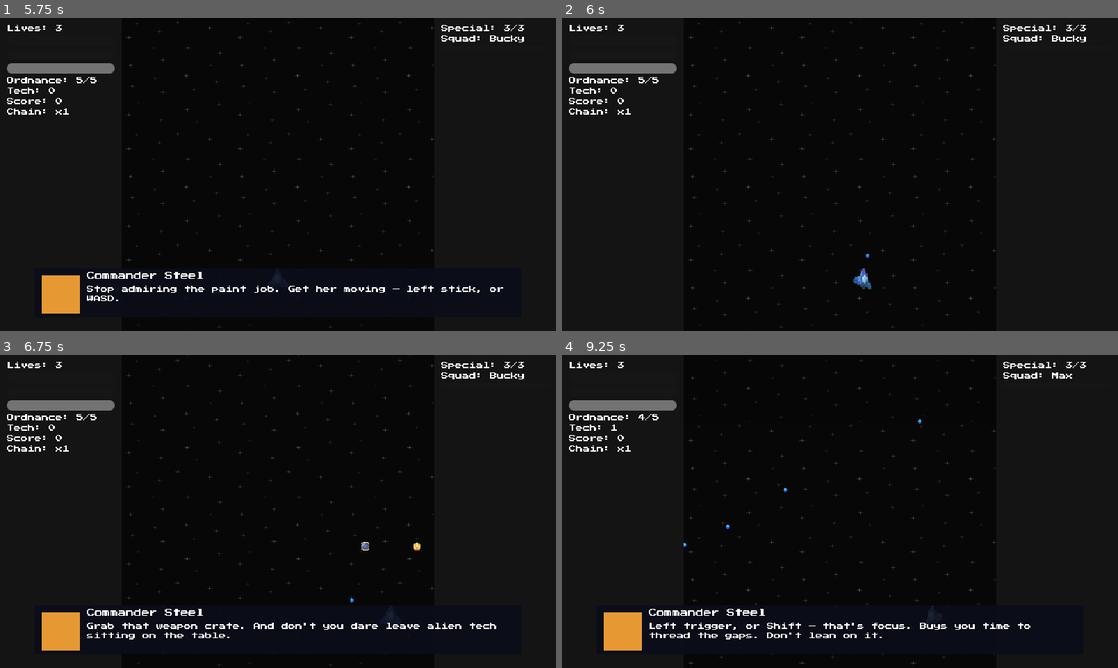
Above: before the commit, frames 1-4 (two rows, left to right).
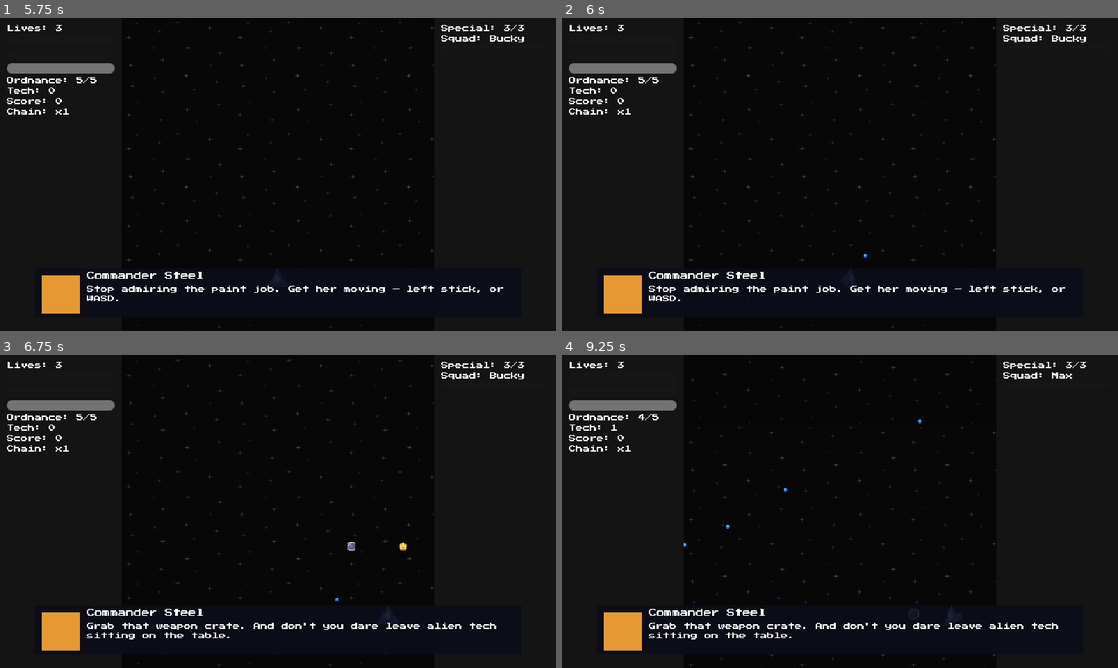
Above: after the commit, the same moments.

Repository: Funfetsunk/terra-intercept
Game: Godot game, scene res://scenes/menus/title_screen.tscn
The game is run twice, just before and just after one commit, with the same random seed, the same clock (stepped at 60 frames per second) and the same inputs.
Inputs (mouse positions are in pixels of both pictures, inside the frame that each line leads up to):
- Up to frame 1 (5.75 s): click "Start" at 0.5 s; click "Create" at 1.25 s; click (116, 199) at 2 s; click "London (Available)" at 2.75 s; click "Continue" at 3.5 s; click "Continue" at 4.25 s; click "Go" at 5 s
- Up to frame 2 (6 s): tap Enter (ui_accept) at 5.75 s; move the mouse to (962, 158) at 5.77 s; hold D (p1_move_right) from 5.78 s (still down); click (962, 158) at 5.85 s
- Up to frame 3 (6.75 s): tap Enter (ui_accept) at 6.02 s; release D (p1_move_right) at 6.5 s; drag from (166, 527) to (383, 614) at 6.52 s
- Up to frame 4 (9.25 s): tap Enter (ui_accept) at 7.25, 9.02 s; move the mouse to (895, 442) at 7.27 s; hold D (p1_move_right) 7.28-8 s; hold Space (p1_ordnance) 7.28-8 s; drag from (812, 574) to (979, 570) at 8.02 s; move the mouse to (1006, 558) at 8.77 s; hold A (p1_move_left) from 8.78 s (still down); tap E (p1_squad_next) at 8.85 s

Frame 1 is identical in both runs. In frame 2, 1.8% of the frame differs, in the area x 7-91%, y 75-96%; in frame 3, 0.1%; in frame 4, 1.4%.

Commit message:
Increase movement drift: acceleration 1400 -> 500
Previous value ramped to full speed in ~0.09s, too quick to notice.
500 gives ~0.24-0.36s (varies by ship's move_speed), roughly triple
the coast time -- clearly perceptible without feeling floaty.

Co-Authored-By: Claude Sonnet 5 <noreply@anthropic.com>
Claude-Session: https://claude.ai/code/session_01RV6NjfYkb9ah9RXEg66au1

Diff:
--- a/scripts/resources/ship_data.gd
+++ b/scripts/resources/ship_data.gd
@@ -12,7 +12,7 @@
 
 @export_group("Movement")
 @export var move_speed: float = 90.0
-@export var move_acceleration: float = 1400.0
+@export var move_acceleration: float = 500.0
 
 @export_group("Hitbox")
 @export var normal_hitbox_radius: float = 2.0
